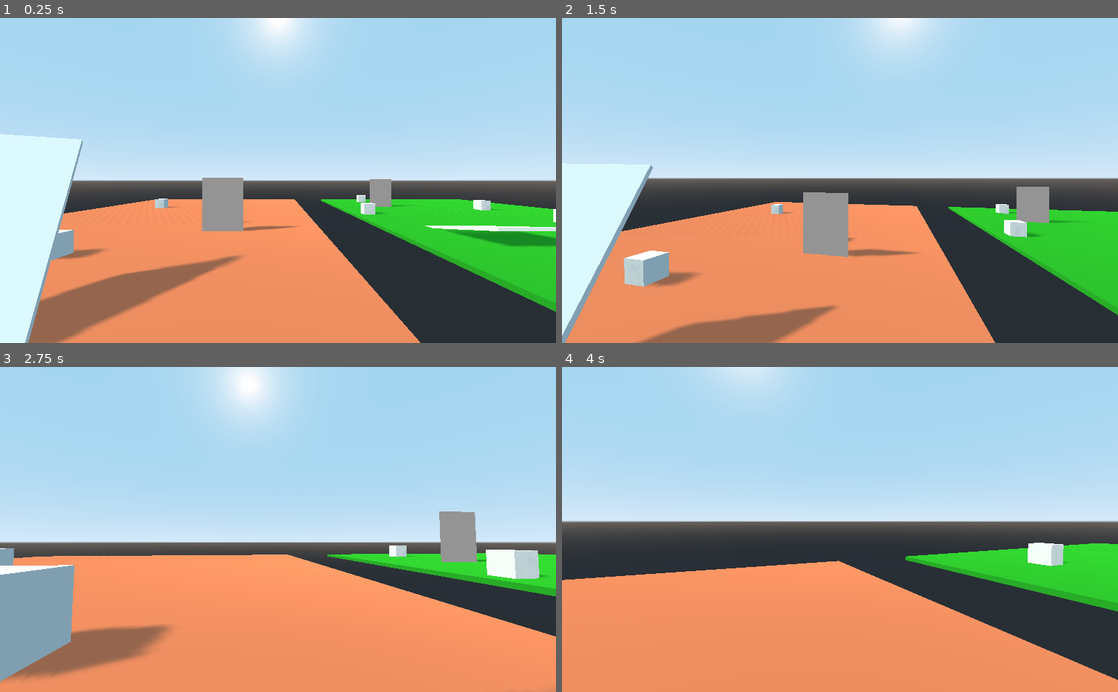
Above: before the commit, frames 1-4 (two rows, left to right).
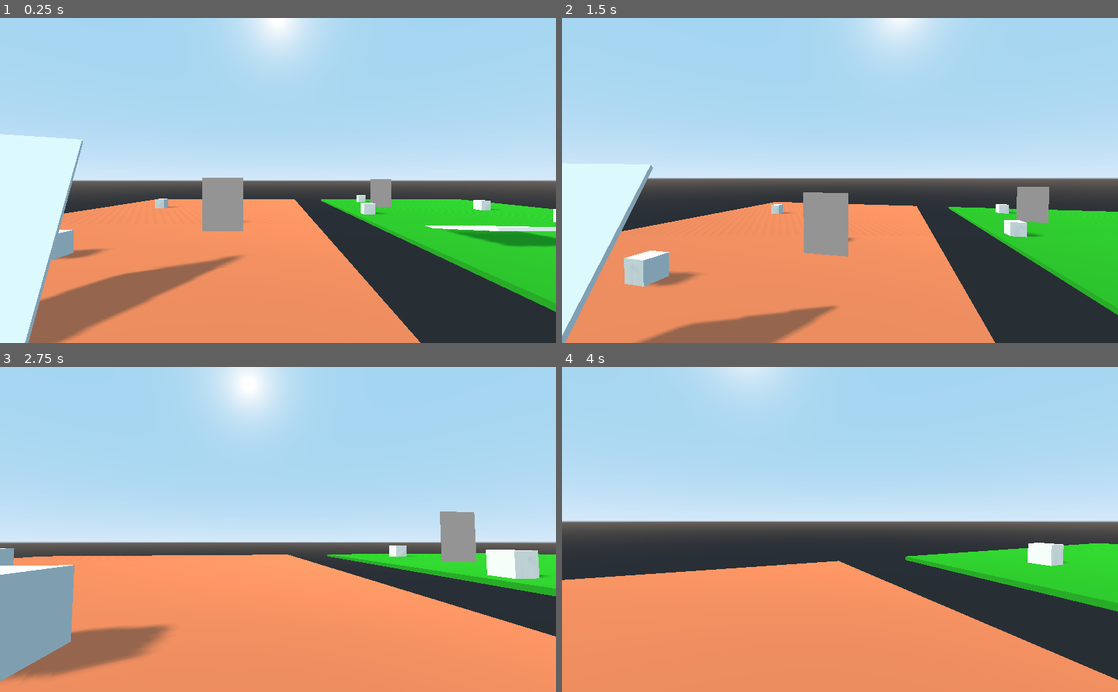
Above: after the commit, the same moments.

Repository: greenrazer/portals-godot
Game: Godot game, scene res://Levels/Portals.tscn
Two runs of this game, one before a commit and one after it. Both use one fixed random seed, a clock stepped at 60 frames per second and the inputs below. The project has no main scene, so this scene is started directly.
Inputs (mouse positions are in pixels of both pictures, inside the frame that each line leads up to):
- Up to frame 1 (0.25 s): no input
- Up to frame 2 (1.5 s): move the mouse to (867, 180) at 0.52 s; hold Shift (sprint) 0.53-1.28 s; hold W (move_up) from 0.53 s (still down); tap Space (jump) at 0.77 s; move the mouse to (812, 180) at 1.27 s; tap Shift (sprint) at 1.35 s
- Up to frame 3 (2.75 s): keep holding W (move_up); tap Space (jump) at 1.52 s; move the mouse to (289, 523) at 2.02 s; hold Shift (sprint) from 2.03 s (still down)
- Up to frame 4 (4 s): keep holding W (move_up); move the mouse to (834, 536) at 2.77 s; release Shift (sprint) at 2.78 s; tap Shift (sprint) at 2.85 s; tap Space (jump) at 3.02, 3.77 s; move the mouse to (878, 532) at 3.52 s; hold Shift (sprint) from 3.53 s (still down)

The runs differ from the first frame. In frame 1, 0.1% of the frame differs, in the area x 43-73%, y 49-66%; in frame 2, 0.3%, in the area x 43-93%, y 51-74%; in frame 3, less than 0.1%; in frame 4, nothing differs.

Commit message:
have basic portally stuff happening

Diff:
--- a/Levels/Portals.tscn
+++ b/Levels/Portals.tscn
@@ -260,19 +260,21 @@
 current = true
 
 [node name="Shape" type="Spatial" parent="Portals/PortalPair1/PortalA"]
-transform = Transform( 1.5, 0, 0, 0, 2, 0, 0, 0, 0.1, 0, 0, 0 )
+transform = Transform( 1.5, 0, 0, 0, 2, 0, 0, 0, 0.05, 0, 0, 0 )
 
 [node name="Mesh" type="Spatial" parent="Portals/PortalPair1/PortalA/Shape"]
 
 [node name="Inside" type="MeshInstance" parent="Portals/PortalPair1/PortalA/Shape/Mesh"]
 layers = 2
 material_override = SubResource( 9 )
+cast_shadow = 0
 mesh = SubResource( 10 )
 material/0 = null
 
 [node name="Outside" type="MeshInstance" parent="Portals/PortalPair1/PortalA/Shape/Mesh"]
 layers = 2
 material_override = SubResource( 9 )
+cast_shadow = 0
 mesh = SubResource( 11 )
 material/0 = null
 
@@ -280,6 +282,7 @@
 transform = Transform( 1, 0, 0, 0, 1, 0, 0, 0, 1, 0, -0.999, 0 )
 layers = 2
 material_override = SubResource( 9 )
+cast_shadow = 0
 mesh = SubResource( 12 )
 material/0 = null
 
@@ -302,19 +305,21 @@
 current = true
 
 [node name="Shape" type="Spatial" parent="Portals/PortalPair1/PortalB"]
-transform = Transform( 1.5, 0, 0, 0, 2, 0, 0, 0, 0.1, 0, 0, 0 )
+transform = Transform( 1.5, 0, 0, 0, 2, 0, 0, 0, 0.05, 0, 0, 0 )
 
 [node name="Mesh" type="Spatial" parent="Portals/PortalPair1/PortalB/Shape"]
 
 [node name="Inside" type="MeshInstance" parent="Portals/PortalPair1/PortalB/Shape/Mesh"]
 layers = 4
 material_override = SubResource( 15 )
+cast_shadow = 0
 mesh = SubResource( 16 )
 material/0 = null
 
 [node name="Outside" type="MeshInstance" parent="Portals/PortalPair1/PortalB/Shape/Mesh"]
 layers = 4
 material_override = SubResource( 15 )
+cast_shadow = 0
 mesh = SubResource( 17 )
 material/0 = null
 
@@ -322,6 +327,7 @@
 transform = Transform( 1, 0, 0, 0, 1, 0, 0, 0, 1, 0, -0.999, 0 )
 layers = 4
 material_override = SubResource( 15 )
+cast_shadow = 0
 mesh = SubResource( 18 )
 material/0 = null
 
@@ -329,3 +335,7 @@
 
 [node name="CollisionShape" type="CollisionShape" parent="Portals/PortalPair1/PortalB/Shape/Area"]
 shape = SubResource( 8 )
+[connection signal="body_entered" from="Portals/PortalPair1/PortalA/Shape/Area" to="Portals/PortalPair1/PortalA" method="_on_Area_body_entered"]
+[connection signal="body_exited" from="Portals/PortalPair1/PortalA/Shape/Area" to="Portals/PortalPair1/PortalA" method="_on_Area_body_exited"]
+[connection signal="body_entered" from="Portals/PortalPair1/PortalB/Shape/Area" to="Portals/PortalPair1/PortalB" method="_on_Area_body_entered"]
+[connection signal="body_exited" from="Portals/PortalPair1/PortalB/Shape/Area" to="Portals/PortalPair1/PortalB" method="_on_Area_body_exited"]
--- a/project.godot
+++ b/project.godot
@@ -8,9 +8,14 @@
 
 config_version=4
 
-_global_script_classes=[  ]
+_global_script_classes=[ {
+"base": "KinematicBody",
+"class": "PortalTraveler",
+"language": "GDScript",
+"path": "res://scripts/portal_traveler.gd"
+} ]
 _global_script_class_icons={
-
+"PortalTraveler": ""
 }
 
 [application]
@@ -21,6 +26,7 @@
 [autoload]
 
 Constants="*res://scripts/constants.gd"
+Global="*res://scripts/global.gd"
 
 [input]
 
--- /dev/null
+++ b/scripts/global.gd
@@ -0,0 +1 @@
+extends Node
--- a/scripts/portal.gd
+++ b/scripts/portal.gd
@@ -1,6 +1,9 @@
 extends Spatial
 
 var player_cam
+var linked_portal
+var travelers_to_me
+var just_started
 
 func _ready():
 	var texA = $Viewport.get_texture()
@@ -10,9 +13,53 @@
 
 	player_cam = get_node("../../../Steve/Head/Camera")
 
-func update_view(linked_portal):
+	travelers_to_me = []
+
+	just_started = true
+
+func set_linked_portal(linked):
+	linked_portal = linked
+
+func update_portal_view():
 	var linked_trans = linked_portal.global_transform * global_transform.inverse() * player_cam.global_transform
 	var camera_to_linked_portal_dist = (player_cam.global_transform.origin - global_transform.origin).length()
-	$Viewport/Camera.set_transform(linked_trans)
+	$Viewport/Camera.set_global_transform(linked_trans)
 	$Viewport/Camera.set_znear(camera_to_linked_portal_dist)
 	$Viewport.size = get_viewport().size
+
+func teleport_travelers():
+	for traveler in travelers_to_me:
+		var trans = traveler.global_transform
+		var offset = trans.origin - global_transform.origin
+
+		var old_side = sign(traveler.prev_offset.dot(global_transform.basis.z))
+		var new_side = sign(offset.dot(global_transform.basis.z))
+
+		if old_side != new_side:
+			var linked_trans = linked_portal.global_transform * global_transform.inverse() * traveler.global_transform
+			traveler.set_global_transform(linked_trans)
+			traveler.velocity = linked_trans.basis * traveler.velocity
+			travelers_to_me.erase(traveler)
+		traveler.prev_offset = offset
+
+func _process(delta):
+	if not linked_portal:
+		return
+	update_portal_view()
+	teleport_travelers()
+
+
+func _on_Area_body_entered(body):
+	if just_started:
+		just_started = false
+		return
+
+	if linked_portal and body is PortalTraveler:
+		if(!travelers_to_me.has(body)):
+			body.prev_offset = body.global_transform.origin - global_transform.origin
+			travelers_to_me.append(body)
+
+
+func _on_Area_body_exited(body):
+	if(travelers_to_me.has(body)):
+		travelers_to_me.erase(body)
--- a/scripts/portal_pair.gd
+++ b/scripts/portal_pair.gd
@@ -1,5 +1,5 @@
 extends Node
 
-func _process(_delta):
-	$PortalA.update_view($PortalB)
-	$PortalB.update_view($PortalA)
+func _ready():
+	$PortalA.set_linked_portal($PortalB)
+	$PortalB.set_linked_portal($PortalA)
--- /dev/null
+++ b/scripts/portal_traveler.gd
@@ -0,0 +1,7 @@
+extends KinematicBody
+class_name PortalTraveler
+
+var prev_offset
+
+func _ready():
+	prev_offset = Vector3(0,0,0)
--- /dev/null
+++ b/scripts/portal_view.gd
@@ -0,0 +1,9 @@
+extends Viewport
+
+
+func _ready():
+	pass
+
+func _process(delta):
+	get_node("../Shape").set_visible(false)
+	get_node("../Shape").set_visible(true)
--- a/scripts/steve.gd
+++ b/scripts/steve.gd
@@ -1,4 +1,4 @@
-extends KinematicBody
+extends PortalTraveler
 
 var camera_angle = 0
 var mouse_sensitivity = 0.005
